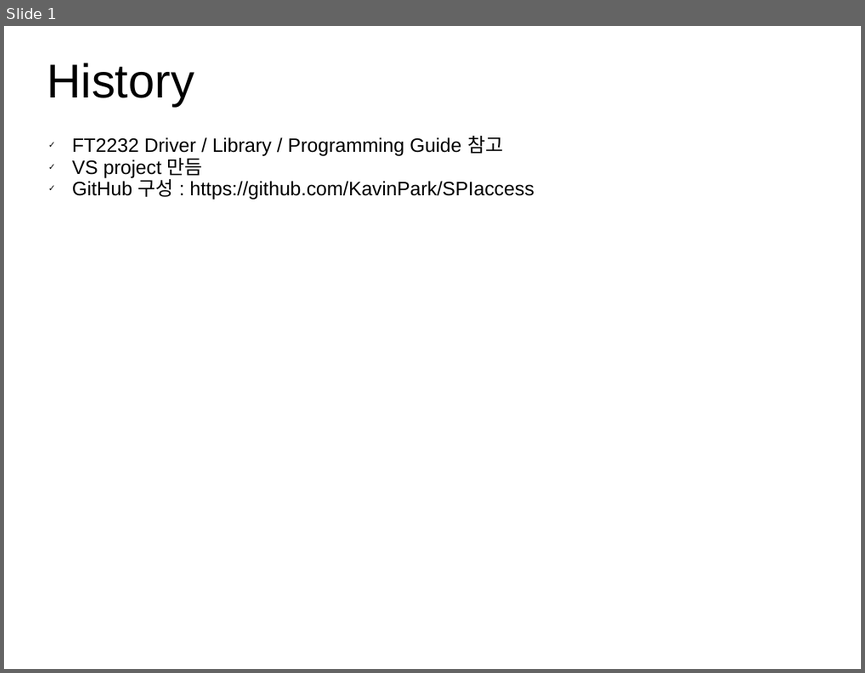
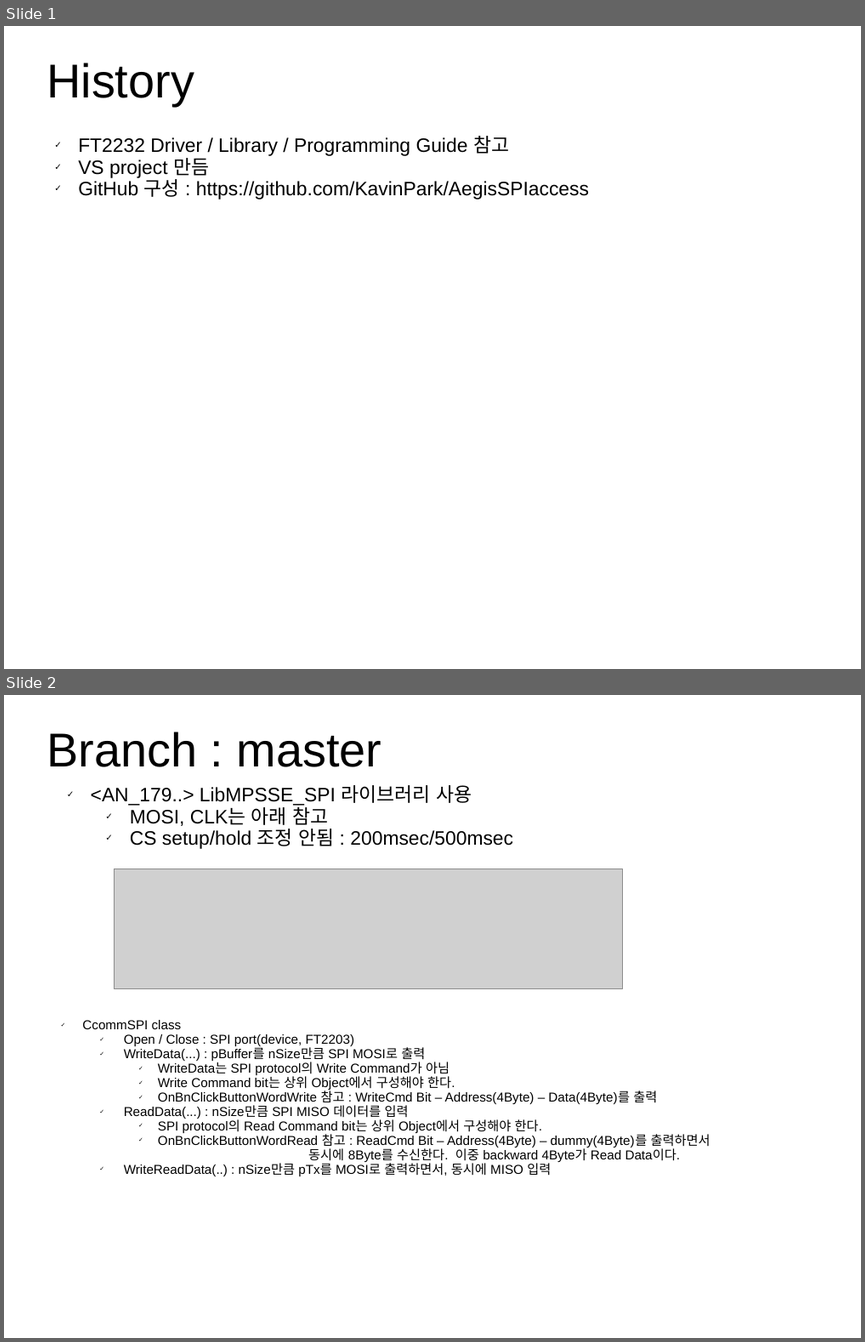
Before and after one commit to KavinPark/AegisSPIaccess, a slide deck: AegisSPI.ppt. Shown one above the other, each under a label of ours: slide 1 before the commit, slides 1 and 2 after it. The pictures are 865x673 and 865x1342 pixels, drawn with LibreOffice and Linux fonts; fonts in the diff are those of the drawing; grey boxes stand for pictures. Boxes give left, top, right and bottom in pixels: in the first picture for what was removed or moved away, otherwise in the second. Text is boxed around its words. In the diff, an @@ line names an element or a change of style, - is before the commit and + after.

```diff
--- a/AegisSPI.ppt
+++ b/AegisSPI.ppt
@@ slide 2 added at <box>4,695,861,1338</box>, background #FFFFFF @@
@@ title added at <box>46,732,382,767</box>, 44 pt, text #000000 @@
+Branch : master
@@ text added at <box>91,785,513,849</box>, 18 pt, text #000000 @@
+✓ <AN_179..> LibMPSSE_SPI 라이브러리 사용
+  ✓ MOSI, CLK는 아래 참고
+  ✓ CS setup/hold 조정 안됨 : 200msec/500msec
@@ picture added at <box>114,869,623,989</box> @@
@@ text added at <box>82,1020,710,1176</box>, 12 pt, text #000000 @@
+✓ CcommSPI class
+  ✓ Open / Close : SPI port(device, FT2203)
+  ✓ WriteData(...) : pBuffer를 nSize만큼 SPI MOSI로 출력
+    ✓ WriteData는 SPI protocol의 Write Command가 아님
+    ✓ Write Command bit는 상위 Object에서 구성해야 한다.
+    ✓ OnBnClickButtonWordWrite 참고 : WriteCmd Bit – Address(4Byte) – Data(4Byte)를 출력
+  ✓ ReadData(...) : nSize만큼 SPI MISO 데이터를 입력
+    ✓ SPI protocol의 Read Command bit는 상위 Object에서 구성해야 한다.
+    ✓ OnBnClickButtonWordRead 참고 : ReadCmd Bit – Address(4Byte) – dummy(4Byte)를 출력하면서
+    동시에 8Byte를 수신한다. 이중 backward 4Byte가 Read Data이다.
+  ✓ WriteReadData(..) : nSize만큼 pTx를 MOSI로 출력하면서, 동시에 MISO 입력
@@ slide 1 changed as well @@
@@ text "FT2232 Driver / Library / ...": place and size @@
-text "FT2232 Driver / Library / ..." at <box>72,136,534,199</box>
+text "FT2232 Driver / Library / ..." at <box>78,136,589,199</box>
@@ text at <box>78,179,589,199</box>: text changed @@
-✓ GitHub 구성 : https://github.com/KavinPark/SPIaccess
+✓ GitHub 구성 : https://github.com/KavinPark/AegisSPIaccess
```
Also in this commit, not shown: 10 slides removed.
